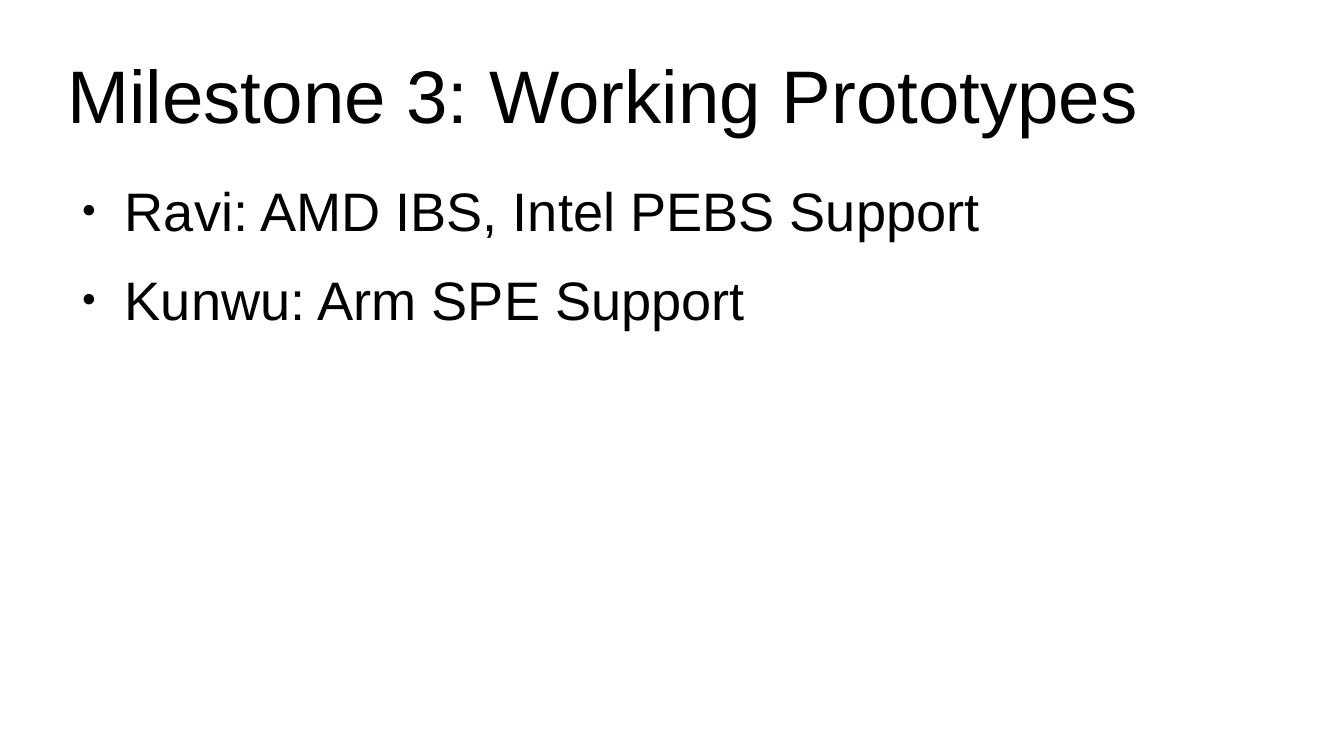
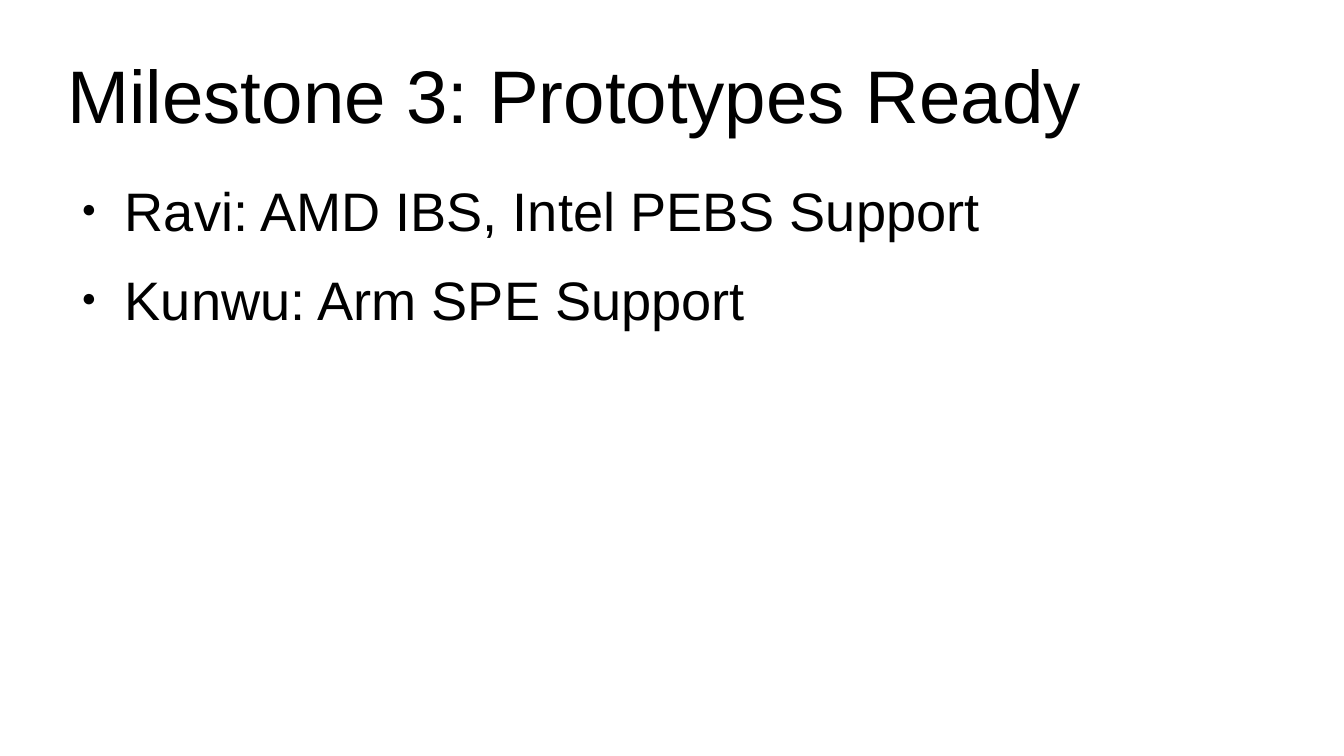
Before and after one commit to damonitor/talks, a slide deck: slide 10 of 2026/lpc/damon_nano_conf/damon_extension.odp. Drawn at 1344x756 pixels with LibreOffice and Linux fonts; fonts in the diff are those of the drawing. Boxes give left, top, right and bottom in pixels: in the first picture for what was removed or moved away, otherwise in the second. Text is boxed around its words. In the diff, an @@ line names an element or a change of style, - is before the commit and + after.

```diff
--- a/2026/lpc/damon_nano_conf/damon_extension.odp
+++ b/2026/lpc/damon_nano_conf/damon_extension.odp
@@ title at (67, 69, 1081, 137): text changed @@
-Milestone 3: Working Prototypes
+Milestone 3: Prototypes Ready
```
Also in this commit, not shown: 4 other slides changed, 1 slide added, 1 slide removed, 2 other files.
